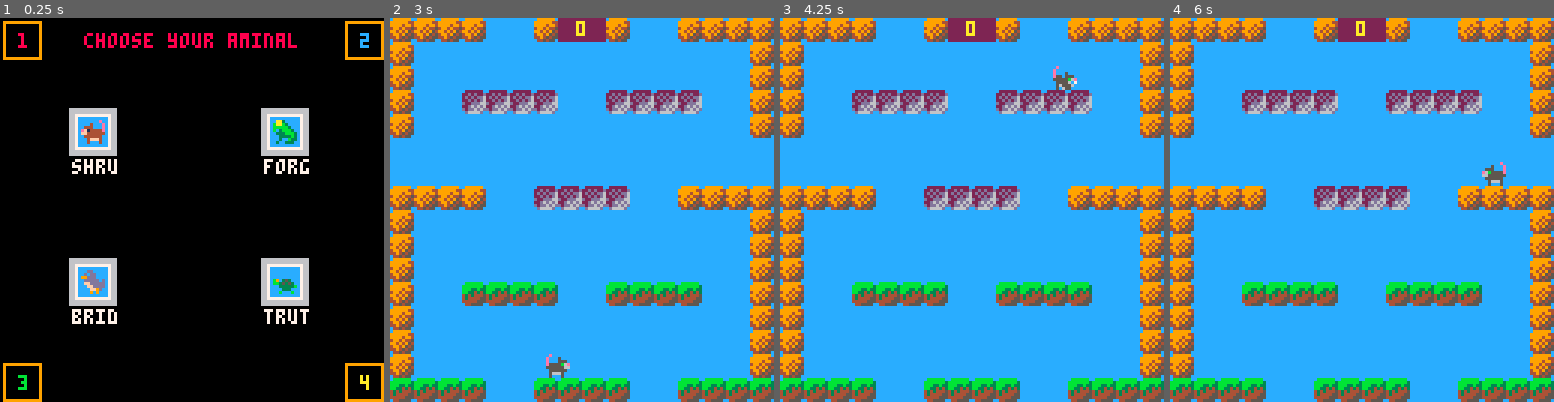
Above: before the commit, frames 1-4 (left to right).
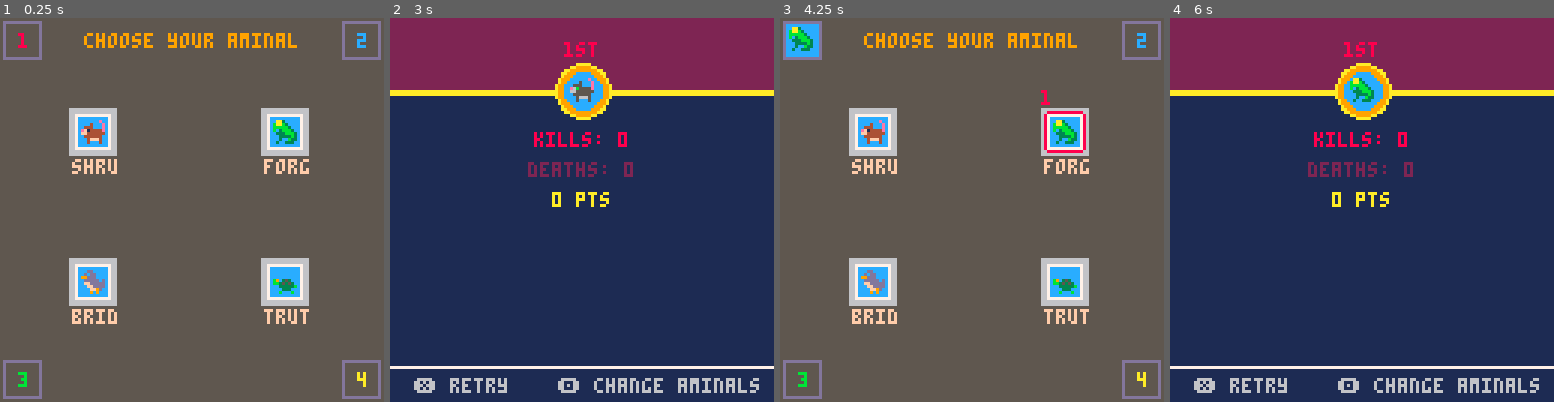
Above: after the commit, the same moments.

Repository: sealgair/aminals
Game: PICO-8 cartridge game.p8
Two runs of this game, one before a commit and one after it. Both use one fixed random seed, a clock stepped at 60 frames per second and the inputs below.
Inputs:
- Up to frame 1 (0.25 s): no input
- Up to frame 2 (3 s): tap O (Z key) at 0.33, 0.7, 1.43, 2.22 s; tap X (X key) at 1.07, 2.07, 2.4, 2.73 s; hold Left 1.97-2.37 s; hold Down 2.42-2.82 s; hold Right from 2.87 s (still down)
- Up to frame 3 (4.25 s): tap X (X key) every 0.33 s from 3.07 to 4.07 s; tap O (Z key) at 3.1, 3.98 s; release Right at 3.53 s; hold Up 3.58-4.08 s; hold Right from 4.13 s (still down)
- Up to frame 4 (6 s): tap X (X key) every 0.33 s from 4.4 to 5.73 s; release Right at 4.53 s; hold Down 4.58-5.08 s; tap O (Z key) at 4.87, 5.75 s; hold Left 5.13-5.8 s; hold Up from 5.85 s (still down)

The runs differ from the first frame. In frame 1, 94% of the frame differs, in the area x 0-100%, y 0-100%; in frame 2, 99%; in frame 3, 95%; in frame 4, 99%.

Commit message:
change match points in menu

Diff:
--- a/game.p8
+++ b/game.p8
@@ -44,20 +44,20 @@
 00ffdddd00ffdddd00ffddd0000fdd2d0dddff0090ffddddddddddd0000000000000000000000000000000000000000000aa44aa00aa44aa00004aa004aaa0aa
 000ff9d0000f9dd0000ffddd0000dfdd99dd0000000ff9d0dd9ffddd000000000000000000000000000000000000000000000aaa00000aaa000aaaa000aa644a
 00090900000090000000ffdd0000000090000000000909000dddffdd0000000000000000000000000000000000000000000099a0000099a00999aa000006aa40
-0bbbbbb0099999900ffffff000000000000000000000000000000000000000000000000000000000000000000000000000000000000000000000000000000000
-bbbbbbb399999944f44f44f400000000000000000000000000000000000000000000000000000000000000000000000000000000000000000000000000000000
-bbb33b3399994994ff44f44500000000000000000000000000000000000000000000000000000000000000000000000000000000000000000000000000000000
-bb334343499494454f444f4400000000000000000000000000000000000000000000000000000000000000000000000000000000000000000000000000000000
-434344459949495444f4454500000000000000000000000000000000000000000000000000000000000000000000000000000000000000000000000000000000
-4344445549949545f444f45500000000000000000000000000000000000000000000000000000000000000000000000000000000000000000000000000000000
-44444555449454554f454f4500000000000000000000000000000000000000000000000000000000000000000000000000000000000000000000000000000000
-04455550044545500454555000000000000000000000000000000000000000000000000000000000000000000000000000000000000000000000000000000000
+0bbbbbb0099999900ffffff000000000000000000000000000000000000000000000000000000000000000000000000000000000000000000944444444444490
+bbbbbbb399999944f44f44f400000000000000000000000000000000000000000000000000000000000000000000000000000000000000009422222222222249
+bbb33b3399994994ff44f44500000000000000000000000000000000000000000000000000000000000000000000000000000000000000004222222222222224
+bb334343499494454f444f4400000000000000000000000000000000000000000000000000000000000000000000000000000000000000004222222222222224
+434344459949495444f4454500000000000000000000000000000000000000000000000000000000000000000000000000000000000000004222222222222224
+4344445549949545f444f45500000000000000000000000000000000000000000000000000000000000000000000000000000000000000004222222222222224
+44444555449454554f454f4500000000000000000000000000000000000000000000000000000000000000000000000000000000000000009422222222222249
+04455550044545500454555000000000000000000000000000000000000000000000000000000000000000000000000000000000000000000944444444444490
 02222220066666600000000000000000000000000000000000000000000000000000000000000000000000000000000000000000000000000000000000000000
-22d2d22d666665650000000000000000000000000000000000000000000000000000000000000000000000000000000000000000000000000000000000000000
-2d2d2dd6665656550000000000000000000000000000000000000000000000000000000000000000000000000000000000000000000000000000000000000000
-22d2d2d6665565650000000000000000000000000000000000000000000000000000000000000000000000000000000000000000000000000000000000000000
-d22ddd66656555550000000000000000000000000000000000000000000000000000000000000000000000000000000000000000000000000000000000000000
-22d6d6d6555565550000000000000000000000000000000000000000000000000000000000000000000000000000000000000000000000000000000000000000
+22d2d22d6666656500000000000000000000000000000000000000000000000000000000000000000000000000000000000000000000000000000000000a0000
+2d2d2dd666565655000000000000000000000000000000000000000000000000000000000000000000000000000000000000000000000000000000000000a00a
+22d2d2d6665565650000000000000000000000000000000000000000000000000000000000000000000000000000000000000000000000000000000000000aa0
+d22ddd66656555550000000000000000000000000000000000000000000000000000000000000000000000000000000000000000000000000000000000000a0a
+22d6d6d655556555000000000000000000000000000000000000000000000000000000000000000000000000000000000000000000000000000000000000a000
 d2dd6d6d565555550000000000000000000000000000000000000000000000000000000000000000000000000000000000000000000000000000000000000000
 0d6666d0055555500000000000000000000000000000000000000000000000000000000000000000000000000000000000000000000000000000000000000000
 __gff__
--- a/main.lua
+++ b/main.lua
@@ -1,4 +1,4 @@
-matchend = 1
+matchend = 10
 highscore_idle = 120
 
 flags = {
@@ -10,6 +10,29 @@
 medals = {
   {10,9}, {7,6}, {9,4}, {6,5}
 }
+
+-- menu items
+
+function initmenu()
+  local matchpoints = {5, 10, 20, 50}
+  menuitem(1, matchend .." point match", function(mask)
+    local l = mask & 1 > 0
+    local r = mask & 2 > 0
+    local i = find(matchpoints, matchend) or 2
+    if (l) i -= 1
+    if (r) i += 1
+    i = wrap(1, i, #matchpoints)
+    matchend = matchpoints[i]
+    savesettings()
+    initmenu()
+  end)
+end
+initmenu()
+
+menuitem(2, "clear high scores", function(mask)
+  if (mask & 0b00001) clearscores()
+  return true
+end)
 
 -- chose player screen
 
@@ -106,8 +129,8 @@
 end
 
 function playerselect:draw()
-  rectfill(0, 0, 127, 127, 0)
-  print("choose your aminal", 28, 5, 8)
+  cls(5)
+  print("choose your aminal", 28, 5, 9)
 
   local y = 30
   for r, row in pairs(self.options) do
@@ -136,7 +159,7 @@
       end
       rectfill(x+3, y+3, x+12, y+12, 12)
       col:drawsprite(x+4, y+4)
-      print(col.name, x+1, y+17, 7)
+      print(col.name, x+1, y+17, 15)
       x += 64
     end
     y += 50
@@ -145,10 +168,10 @@
 
   for player=1,4 do
     chosen = self.chosen[player]
-    px = 1 + (player-1)%2 * 114
+    px = 1 + (player-1)%2 * 113
     py = 1
-    if (player > 2) py += 114
-    rect(px, py, px+12, py+12, 9)
+    if (player > 2) py += 113
+    rect(px, py, px+12, py+12, 13)
     color(player_colors[player])
     print(player, px+5, py+4)
 
@@ -214,13 +237,13 @@
 end
 
 function game:draw()
-  rectfill(0,0,1287,127,12)
+  cls(12)
   map(0, 0, 0, 0, 127, 127)
   for i, o in pairs(self.objects) do
     o:draw()
   end
-  rectfill(56, 0, 71, 7, 2)
-  printc(self.score, 64, 1, 10)
+  spr(78, 56, 0, 2, 1)
+  printc(matchend - self.score, 64, 1, 10)
 end
 
 
@@ -406,7 +429,6 @@
 
 function initscores()
   cartdata("chasec_jouts")
-  -- clearscores()
   players = {forg, brid, shru, trut}
   if dget(19) == 0 then
     for i=1,10 do
@@ -416,7 +438,7 @@
 end
 
 function clearscores()
-  for i=0,63 do
+  for i=0,10 do
     dset(i, 0)
   end
 end
@@ -448,10 +470,21 @@
   if (btn(b.x) or btn(b.o)) playerselect:start()
 end
 
+-- game settings
+
+function savesettings()
+  dset(63, matchend)
+end
+
+function loadsettings()
+  matchend = dget(63)
+end
+
 -- system callbacks
 
 function _init()
   initscores()
+  loadsettings()
   gamestate = playerselect
 end
 
--- a/players.lua
+++ b/players.lua
@@ -1,7 +1,7 @@
 dielen = 1.5
-function dieanim(spr)
+function dieanim(s)
   return {
-    spr, spr, 14, 15, 0, 0,
+    s, s, 14, 15, 0, 0,
     speed=dielen, once=true,
     nopal={[14]=true,[15]=true}
   }
@@ -20,7 +20,7 @@
   gravity=1,
   vx=0, vy=0,
   p=0,
-  atkspr=79,
+  atkspr=95,
   attacking=0,
   attklen=0.2,
   attkcool=0.5,
--- a/utils.lua
+++ b/utils.lua
@@ -110,3 +110,9 @@
   end
   return new
 end
+
+function find(tbl, item)
+  for k,v in pairs(tbl) do
+    if (v == item) return k
+  end
+end
